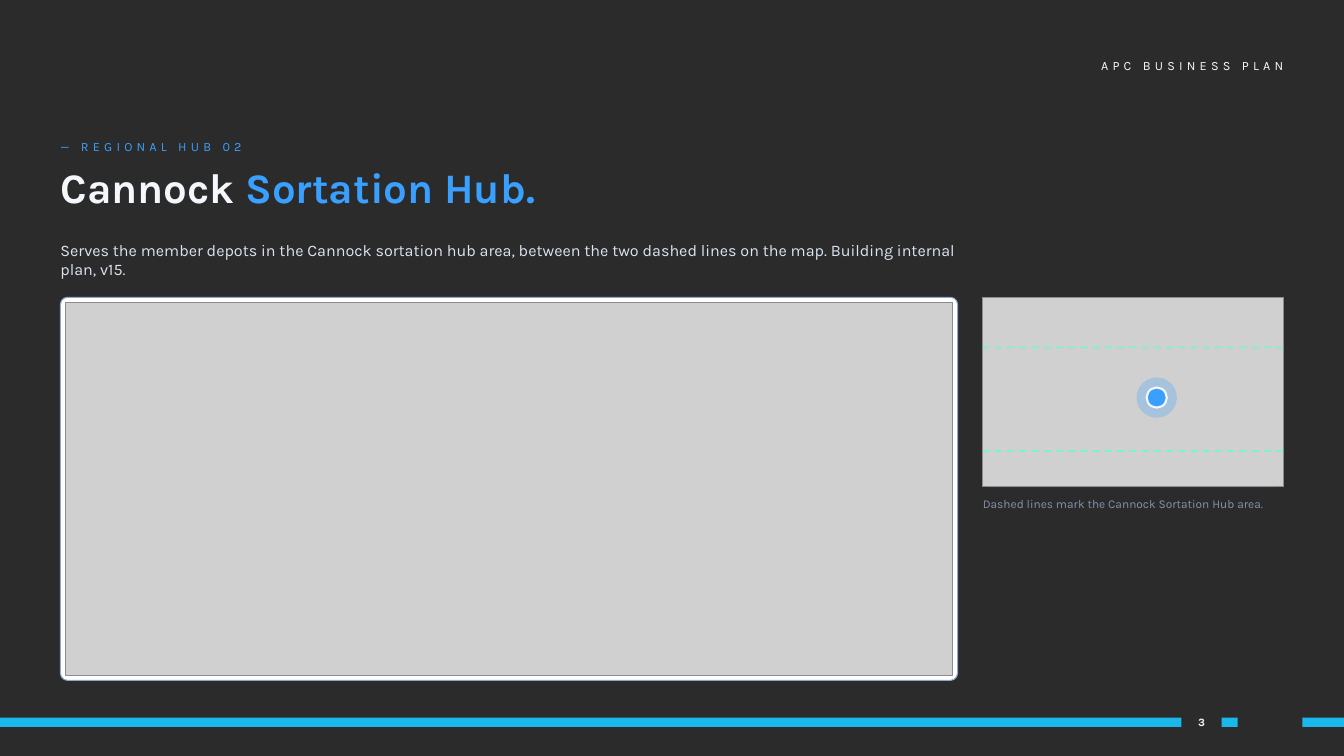
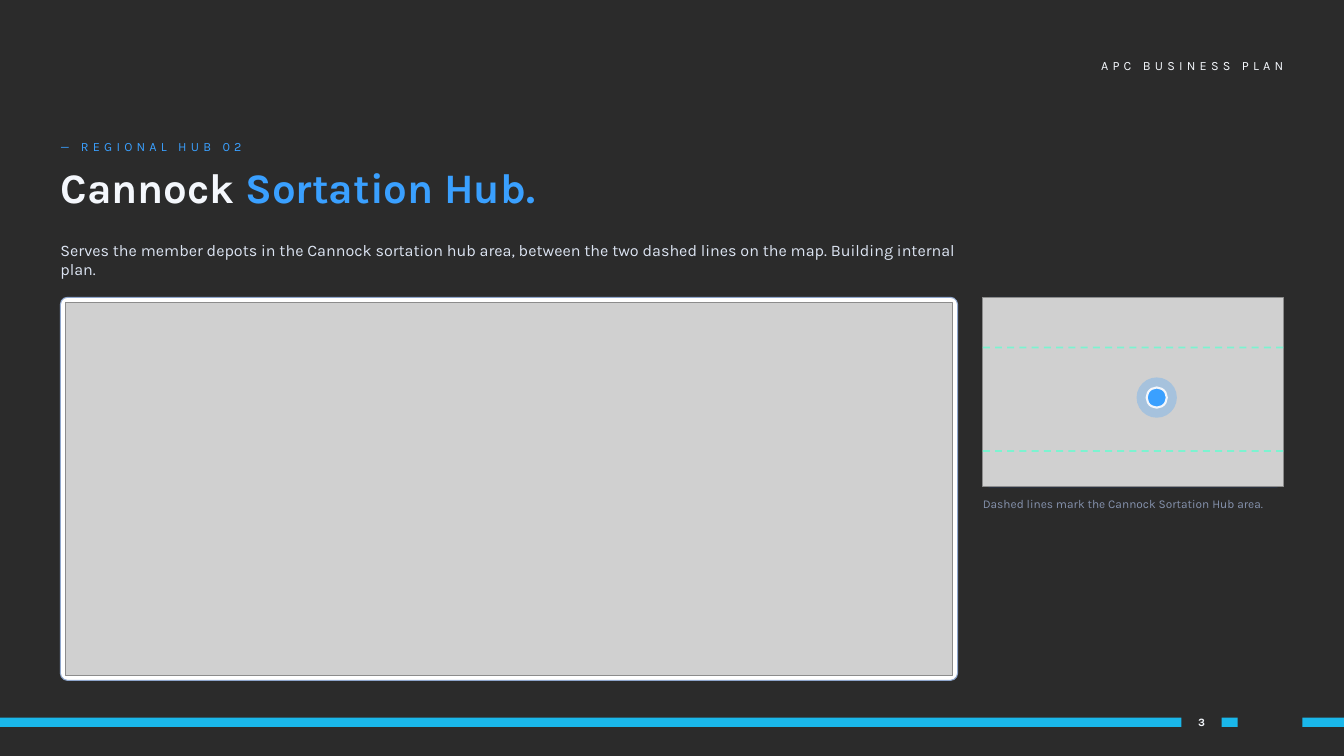
Before and after one commit to dannygrigg/orion-final-1605, a slide deck: slide 3 of share/apc-cannock-phase2-v4/presentation.pptx. Drawn at 1344x756 pixels with LibreOffice and Linux fonts; fonts in the diff are those of the drawing; grey boxes stand for pictures; background and template pictures are left out; a plain dark background stands for a picture behind light text. Boxes give left, top, right and bottom in pixels: in the first picture for what was removed or moved away, otherwise in the second. Text is boxed around its words. In the diff, an @@ line names an element or a change of style, - is before the commit and + after.

```diff
--- a/share/apc-cannock-phase2-v4/presentation.pptx
+++ b/share/apc-cannock-phase2-v4/presentation.pptx
@@ text at (x1=60, y1=245, x2=955, y2=279): text changed @@
-Serves the member depots in the Cannock sortation hub area, between the two dashed lines on the map. Building internal plan, v15.
+Serves the member depots in the Cannock sortation hub area, between the two dashed lines on the map. Building internal plan.
```
Also in this commit, not shown: 5 other files.
